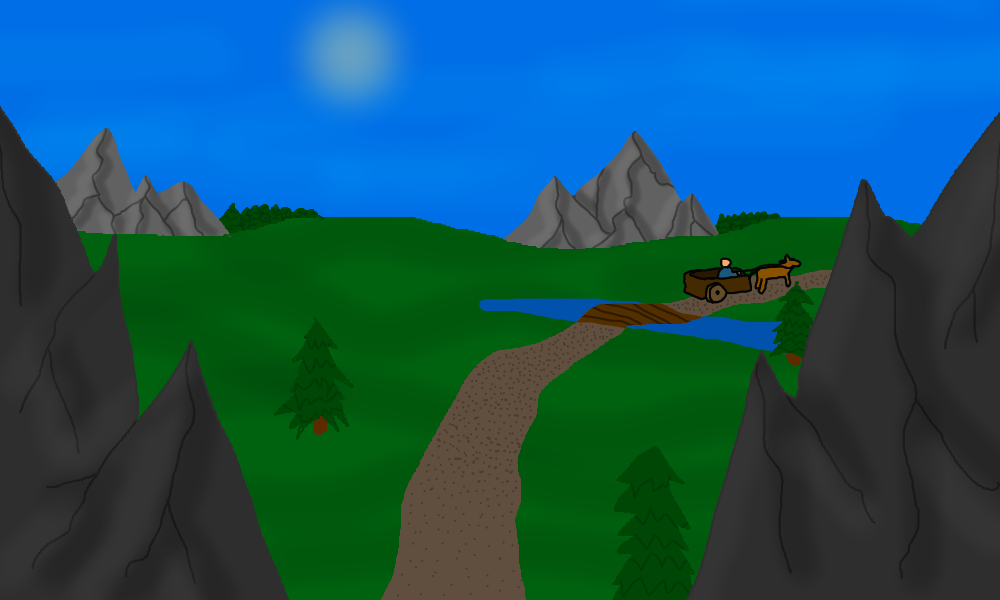
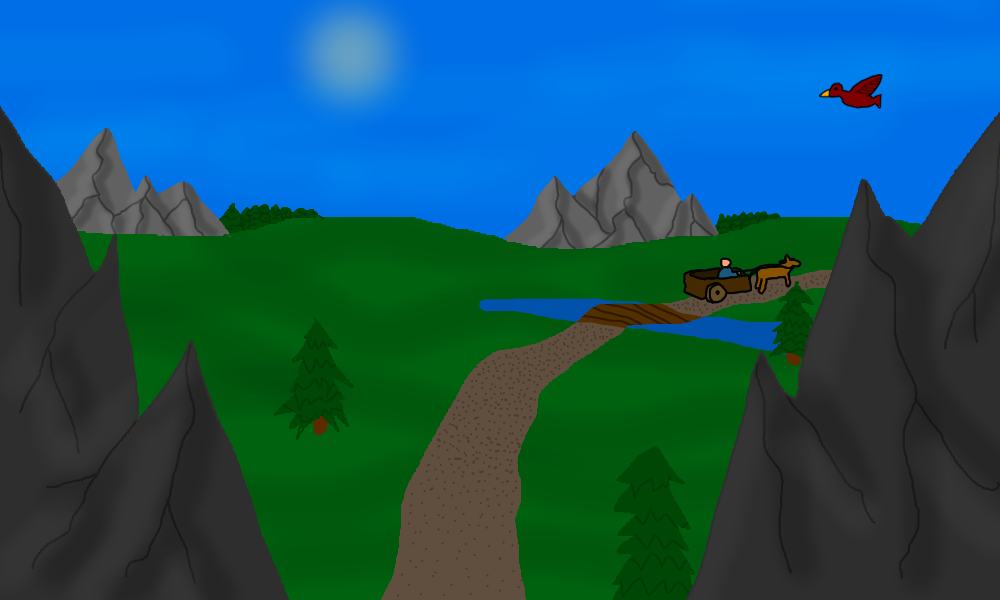
Comparing the layer stacks of the two (1000, 600) images. Changes:
added layer "Paint Layer 17" above "Paint Layer 16" over (819, 74, 883, 109)
added layer "Paint Layer 16" above "Paint Layer 15" over (819, 74, 883, 109)
painted on "Paint Layer 3" over (819, 74, 883, 109)
painted on "Paint Layer 14" over (819, 74, 883, 109)
painted on "Paint Layer 1" over (819, 74, 883, 109)
painted on "Background" over (819, 74, 883, 109)
